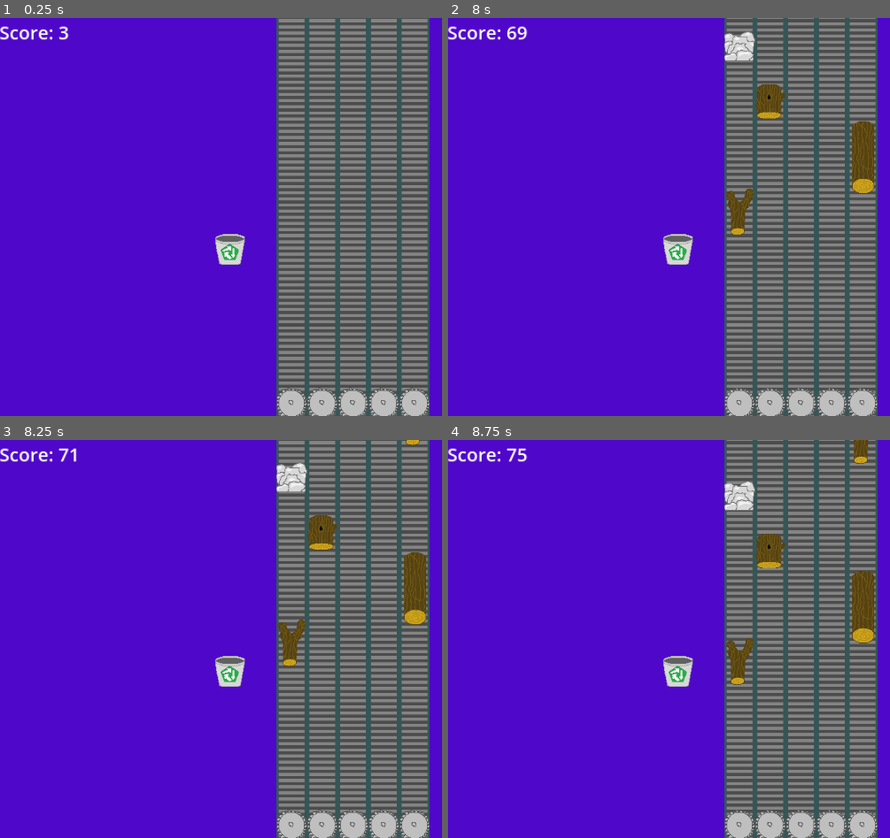
Above: before the commit, frames 1-4 (two rows, left to right).
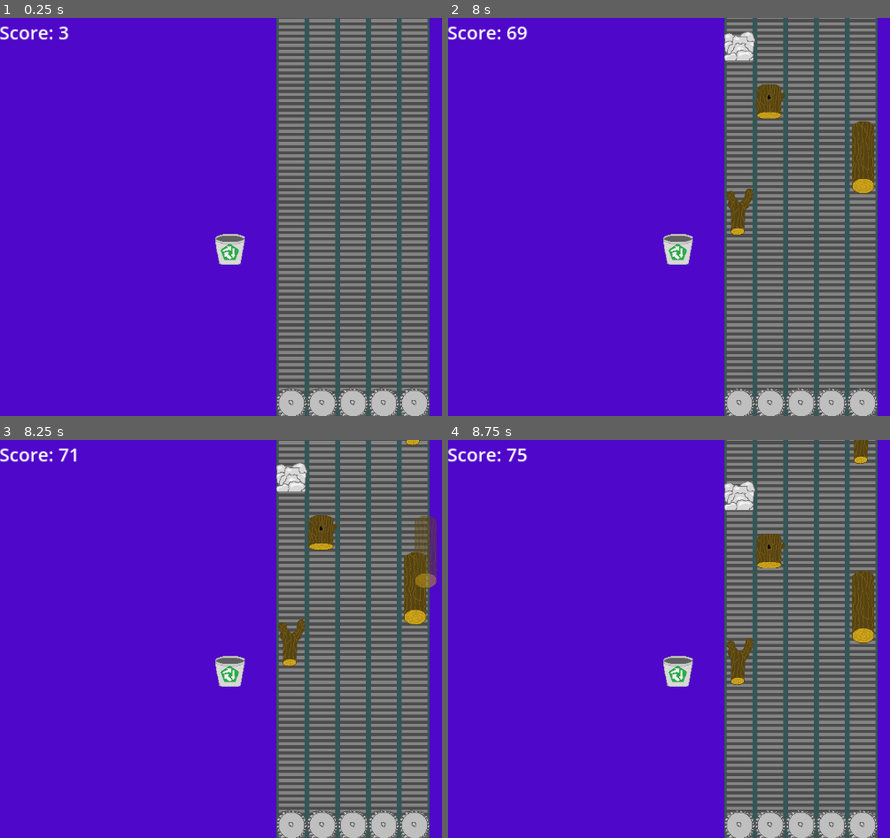
Above: after the commit, the same moments.

Repository: limbosmall/twilight-saw
Game: Godot game, scene res://working area/twilight_saw.tscn
Same seed, same stepped clock (60 frames per second), same inputs: the game is played once before the commit and once after it. The project has no main scene, so this scene is started directly.
Inputs (mouse positions are in pixels of both pictures, inside the frame that each line leads up to):
- Up to frame 1 (0.25 s): no input
- Up to frame 2 (8 s): tap Enter at 0.5 s; move the mouse to (outside the picture) at 0.52 s; click (outside the picture) at 0.67 s; move the mouse to (660, 236) at 1.27 s; click (660, 236) at 1.42 s; tap Space at 2 s; move the mouse to (872, 129) at 2.02 s; click (872, 129) at 2.17 s; move the mouse to (766, 296) at 2.77 s; click (766, 296) at 2.92 s; move the mouse to (outside the picture) at 3.52 s; click (outside the picture) at 3.67 s; move the mouse to (589, 157) at 4.27 s; click (589, 157) at 4.42 s; move the mouse to (836, 217) at 5.02 s; click (836, 217) at 5.17 s; move the mouse to (695, 117) at 5.77 s; click (695, 117) at 5.92 s; move the mouse to (outside the picture) at 6.52 s; click (outside the picture) at 6.67 s; move the mouse to (660, 236) at 7.27 s; click (660, 236) at 7.42 s
- Up to frame 3 (8.25 s): move the mouse to (424, 551) at 8.02 s; click (424, 551) at 8.17 s
- Up to frame 4 (8.75 s): no input

Frames 1-2 are identical in both runs. In frame 3, 0.7% of the frame differs, in the area x 93-99%, y 19-38%; in frame 4, nothing differs.

Commit message:
Добавлен какой-никакой стекинг

Diff:
--- /dev/null
+++ b/Twilight saw/other nodes/CursorLog.gd
@@ -0,0 +1,31 @@
+extends Sprite2D
+
+var log_group: String
+var original_log
+var multiply_to_log
+var can_stack = false
+var stacking = false
+
+func _process(_delta):
+	if len(get_parent().logs) != 0:
+		for loga in get_parent().logs:
+			if loga.is_in_group(log_group) and loga != original_log and loga.multiplier + original_log.multiplier <= loga.max_stack:
+				can_stack = true
+				multiply_to_log = loga
+			else:
+				can_stack = false
+				multiply_to_log = null
+	else:
+		can_stack = false
+		multiply_to_log = null
+	Stacker()
+
+func Stacker():
+	if can_stack and not stacking:
+		stacking = true
+		var tween = create_tween()
+		tween.tween_property(self, "scale", Vector2(1.3, 1.3), 0.2)
+	elif not can_stack and stacking:
+		stacking = false
+		var tween = create_tween()
+		tween.tween_property(self, "scale", Vector2(1, 1), 0.2)
--- a/Twilight saw/other nodes/log1.gd
+++ b/Twilight saw/other nodes/log1.gd
@@ -3,6 +3,8 @@
 var localsprite
 var localself
 var local_hp = 0
+var multiplier = 1
+var max_stack = 4
 
 var destroying = false
 var clicked = false
@@ -27,7 +29,7 @@
 	if local_hp <= 0:
 		set_collision_layer(0)
 		set_collision_mask(0)
-		gb.global_score += 100 * int(localself.is_in_group("Log")) -100 * int(localself.is_in_group("Trash"))
+		gb.global_score += multiplier * (100 * int(localself.is_in_group("Log")) -100 * int(localself.is_in_group("Trash")))
 		var tween = self.create_tween()
 		tween.tween_property(localsprite, "modulate", Color(1,1,1,0), 0.5 * (gb.game_speed ** -1))
 		await tween.finished
--- a/Twilight saw/other nodes/mouse_checker.gd
+++ b/Twilight saw/other nodes/mouse_checker.gd
@@ -2,28 +2,60 @@
 
 var trash = []
 var saws = []
+var logs = []
+var cusor_pick
+
+class CursorLog:
+	extends Sprite2D
+
+	func _init(original_body: CharacterBody2D):
+		self.texture = original_body.localsprite.texture
+		self.modulate.a = 0.5
+		var script = load("res://other nodes/CursorLog.gd")
+		set_script(script)
+		set("log_group", original_body.get_groups()[1])
+		set("original_log", original_body)
 
 func _process(_delta):
 	self.global_position = get_global_mouse_position()
 
 func _input(event):
 	if event is InputEventMouseButton:
-		if event.button_index == MOUSE_BUTTON_LEFT and event.pressed:
-			if len(trash) != 0:
-				for body in trash:
-					if not body.destroying:
-						body.Destroy()
-			elif len(saws) != 0:
-				for body in saws:
-					body.Clicked()
+		if event.button_index == MOUSE_BUTTON_LEFT:
+			if event.pressed:
+				if len(logs) != 0:
+					cusor_pick = CursorLog.new(logs[0])
+					cusor_pick.z_index = 1
+					add_child(cusor_pick)
+			else:
+				if is_instance_valid(cusor_pick):
+					if cusor_pick.can_stack:
+						cusor_pick.original_log.queue_free()
+						cusor_pick.multiply_to_log.multiplier += cusor_pick.original_log.multiplier
+						cusor_pick.queue_free()
+						cusor_pick = null
+					else:
+						cusor_pick.queue_free()
+						cusor_pick = null
+				elif len(trash) != 0:
+					for body in trash:
+						if not body.destroying:
+							body.Destroy()
+				elif len(saws) != 0:
+					for body in saws:
+						body.Clicked()
 
 func _on_body_entered(body):
 	if body.is_in_group("Trash"):
 		trash.append(body)
+	elif body.is_in_group("Log"):
+		logs.append(body)
 
 func _on_body_exited(body):
 	if body.is_in_group("Trash"):
 		trash.erase(body)
+	elif body.is_in_group("Log"):
+		logs.erase(body)
 
 func _on_area_entered(area):
 	if area.is_in_group("Saw"):
--- a/Twilight saw/working area/twilight_saw.gd
+++ b/Twilight saw/working area/twilight_saw.gd
@@ -1,8 +1,8 @@
 extends Node2D
 
-var things = [["res://sprites/Log1.png", Vector2(40, 120), "Log", 50],
- ["res://sprites/Log2.png", Vector2(40, 77), "Log", 30], ["res://sprites/Log3.png", Vector2(40, 57), "Log", 10],
-["res://sprites/Trash1.png", Vector2(40, 48), "Trash", 0], ["res://sprites/Trash2.png", Vector2(40, 100), "Trash", 0]]
+var things = [["res://sprites/Log1.png", Vector2(40, 120), "Log","Log1" , 50],
+ ["res://sprites/Log2.png", Vector2(40, 77), "Log", "Log2" , 30], ["res://sprites/Log3.png", Vector2(40, 57), "Log", "Log3" , 10],
+["res://sprites/Trash1.png", Vector2(40, 48), "Trash", "Trash1" , 0], ["res://sprites/Trash2.png", Vector2(40, 100), "Trash", "Trash2" , 0]]
 
 var occupied_paths = [0, 0]
 var path
@@ -11,7 +11,7 @@
 class create_log:
 	extends CharacterBody2D
 
-	func _init(sprite_texture: Texture, collision_size: Vector2, group: String, hp: int):
+	func _init(sprite_texture: Texture, collision_size: Vector2, group: String, stack_group: String , hp: int):
 		#set sprite
 		var sprite = Sprite2D.new()
 		sprite.texture = sprite_texture
@@ -31,8 +31,9 @@
 		set("local_hp", hp)
 		#add to group
 		add_to_group(group)
+		add_to_group(stack_group)
 
-func _process(delta):
+func _process(_delta):
 	$Label.text = "Score: %s" % gb.global_score
 
 func _ready():
@@ -51,7 +52,7 @@
 func _on_timer_timeout():
 	var thing = rand.randi_range(0, 4)
 	path = rand.randi_range(9, 13)
-	var body = create_log.new(load(things[thing][0]), things[thing][1], things[thing][2], things[thing][3])
+	var body = create_log.new(load(things[thing][0]), things[thing][1], things[thing][2], things[thing][3], things[thing][4])
 	add_child(body)
 	if path in occupied_paths:
 		change_path()
--- a/Twilight saw/working area/twilight_saw.tscn
+++ b/Twilight saw/working area/twilight_saw.tscn
@@ -35,12 +35,12 @@
 
 [connection signal="body_entered" from="TileMap/Area2D" to="TileMap/Area2D" method="_on_body_entered"]
 [connection signal="body_exited" from="TileMap/Area2D" to="TileMap/Area2D" method="_on_body_exited"]
-[connection signal="body_entered" from="TileMap/@Area2D@31707" to="TileMap/@Area2D@31707" method="_on_body_entered"]
-[connection signal="body_exited" from="TileMap/@Area2D@31707" to="TileMap/@Area2D@31707" method="_on_body_exited"]
-[connection signal="body_entered" from="TileMap/@Area2D@31708" to="TileMap/@Area2D@31708" method="_on_body_entered"]
-[connection signal="body_exited" from="TileMap/@Area2D@31708" to="TileMap/@Area2D@31708" method="_on_body_exited"]
-[connection signal="body_entered" from="TileMap/@Area2D@31709" to="TileMap/@Area2D@31709" method="_on_body_entered"]
-[connection signal="body_exited" from="TileMap/@Area2D@31709" to="TileMap/@Area2D@31709" method="_on_body_exited"]
-[connection signal="body_entered" from="TileMap/@Area2D@31710" to="TileMap/@Area2D@31710" method="_on_body_entered"]
-[connection signal="body_exited" from="TileMap/@Area2D@31710" to="TileMap/@Area2D@31710" method="_on_body_exited"]
+[connection signal="body_entered" from="TileMap/@Area2D@18808" to="TileMap/@Area2D@18808" method="_on_body_entered"]
+[connection signal="body_exited" from="TileMap/@Area2D@18808" to="TileMap/@Area2D@18808" method="_on_body_exited"]
+[connection signal="body_entered" from="TileMap/@Area2D@18809" to="TileMap/@Area2D@18809" method="_on_body_entered"]
+[connection signal="body_exited" from="TileMap/@Area2D@18809" to="TileMap/@Area2D@18809" method="_on_body_exited"]
+[connection signal="body_entered" from="TileMap/@Area2D@18810" to="TileMap/@Area2D@18810" method="_on_body_entered"]
+[connection signal="body_exited" from="TileMap/@Area2D@18810" to="TileMap/@Area2D@18810" method="_on_body_exited"]
+[connection signal="body_entered" from="TileMap/@Area2D@18811" to="TileMap/@Area2D@18811" method="_on_body_entered"]
+[connection signal="body_exited" from="TileMap/@Area2D@18811" to="TileMap/@Area2D@18811" method="_on_body_exited"]
 [connection signal="timeout" from="Timer" to="." method="_on_timer_timeout"]
